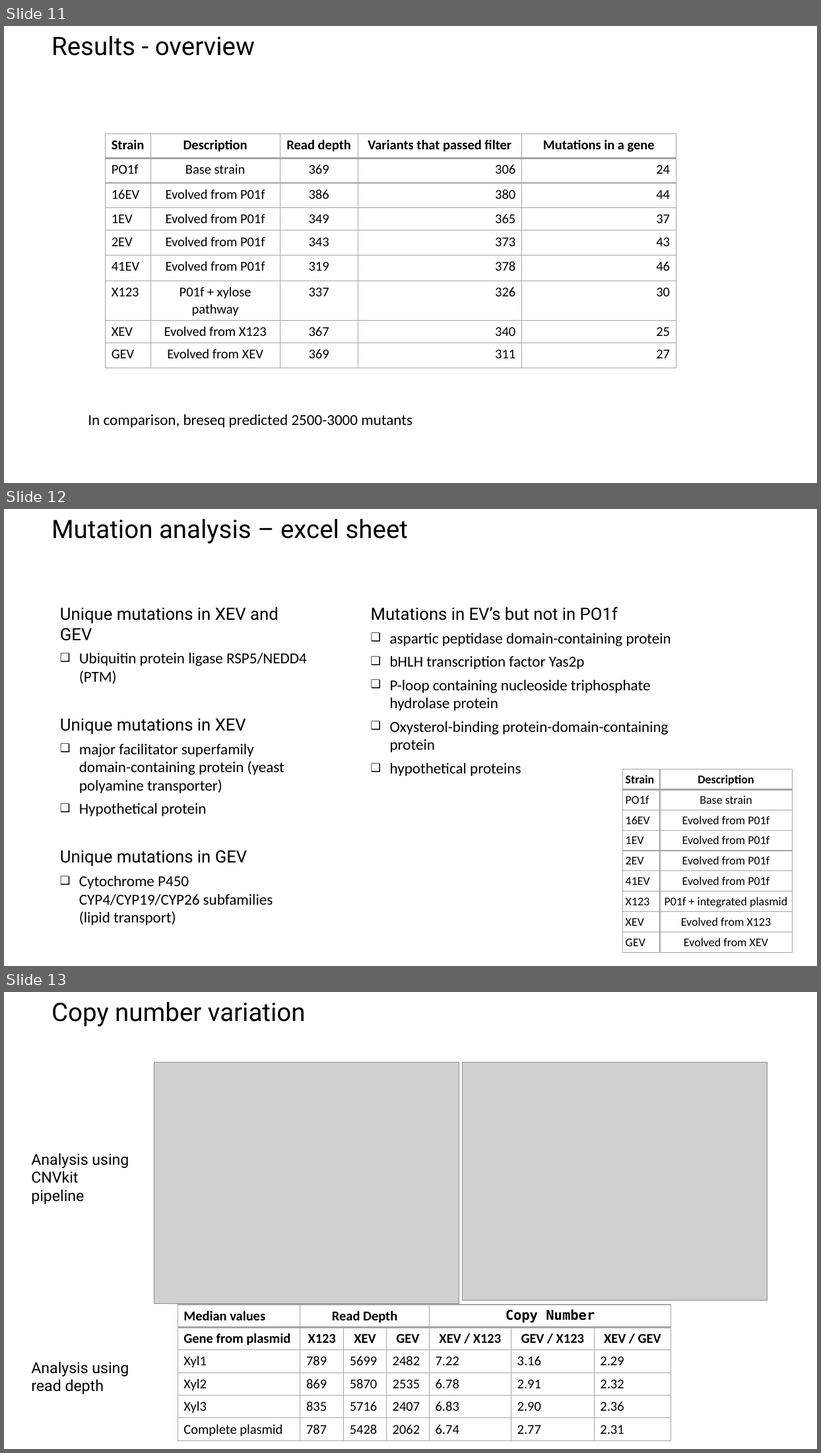
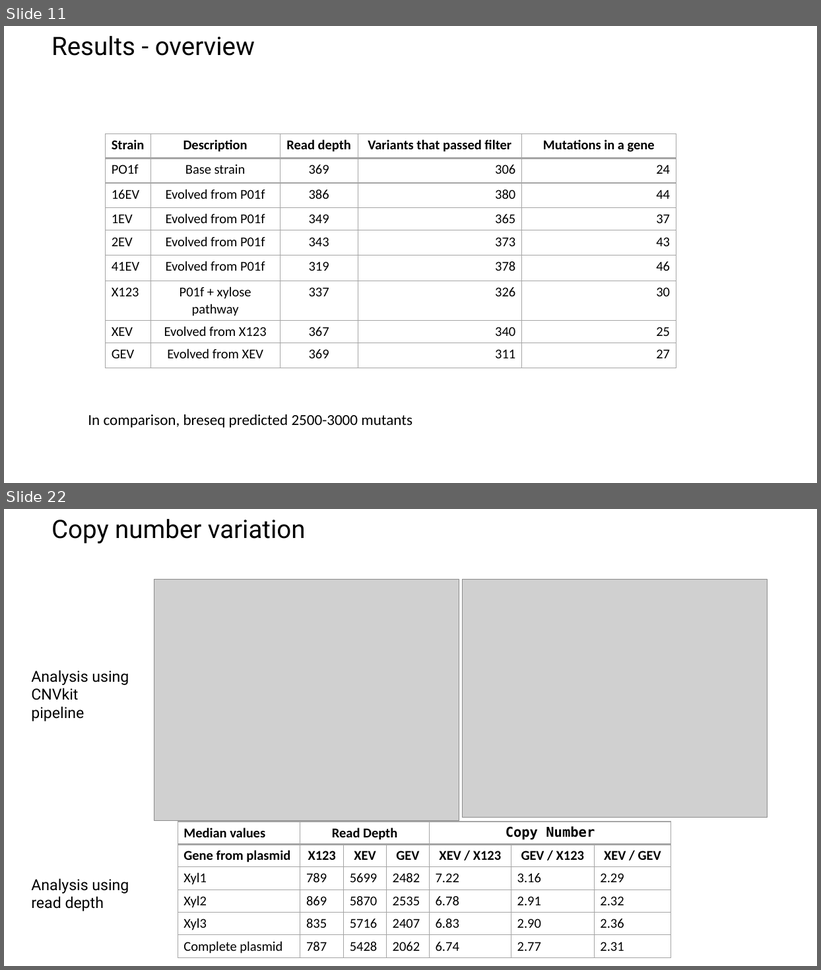
Before and after one commit to raogroupuiuc/yl_variantcalling, a slide deck: 20210511 Update - DNAseq YL.pptx. Shown one above the other, each under a label of ours: slides 11, 12 and 13 before the commit, slides 11 and 22 after it; the slides between them are not shown. The pictures are 821x1453 and 821x970 pixels, drawn with LibreOffice and Linux fonts; fonts in the diff are those of the drawing; grey boxes stand for pictures; background and template pictures are left out. Boxes give left, top, right and bottom in pixels: in the first picture for what was removed or moved away, otherwise in the second. Text is boxed around its words. In the diff, an @@ line names an element or a change of style, - is before the commit and + after.

Commit message:
added mutation location in CDS and updated ppt

```diff
--- a/20210511 Update - DNAseq YL.pptx
+++ b/20210511 Update - DNAseq YL.pptx
@@ slide 12 removed at (x1=4, y1=509, x2=817, y2=966), background picture (left out) @@
@@ title removed at (x1=52, y1=519, x2=408, y2=544) @@
-Mutation analysis – excel sheet
@@ text removed at (x1=60, y1=607, x2=307, y2=925) @@
-Unique mutations in XEV and GEV
-❑ Ubiquitin protein ligase RSP5/NEDD4 (PTM)
-Unique mutations in XEV
-❑ major facilitator superfamily domain-containing protein (yeast polyamine transporter)
-❑ Hypothetical protein
-Unique mutations in GEV
-❑ Cytochrome P450 CYP4/CYP19/CYP26 subfamilies (lipid transport)
@@ text removed at (x1=371, y1=607, x2=671, y2=776) @@
-Mutations in EV’s but not in PO1f
-❑ aspartic peptidase domain-containing protein
-❑ bHLH transcription factor Yas2p
-❑ P-loop containing nucleoside triphosphate hydrolase protein
-❑ Oxysterol-binding protein-domain-containing protein
-❑ hypothetical proteins
@@ table removed at (x1=622, y1=770, x2=793, y2=953), 9 rows, 2 columns @@
-Strain | Description
-PO1f | Base strain
-16EV | Evolved from P01f
-1EV | Evolved from P01f
-2EV | Evolved from P01f
-41EV | Evolved from P01f
-X123 | P01f + integrated plasmid
-XEV | Evolved from X123
-GEV | Evolved from XEV
@@ what was slide 13 is now slide 22 @@
```
Also in this commit, not shown: 10 slides added, 1 other file.
